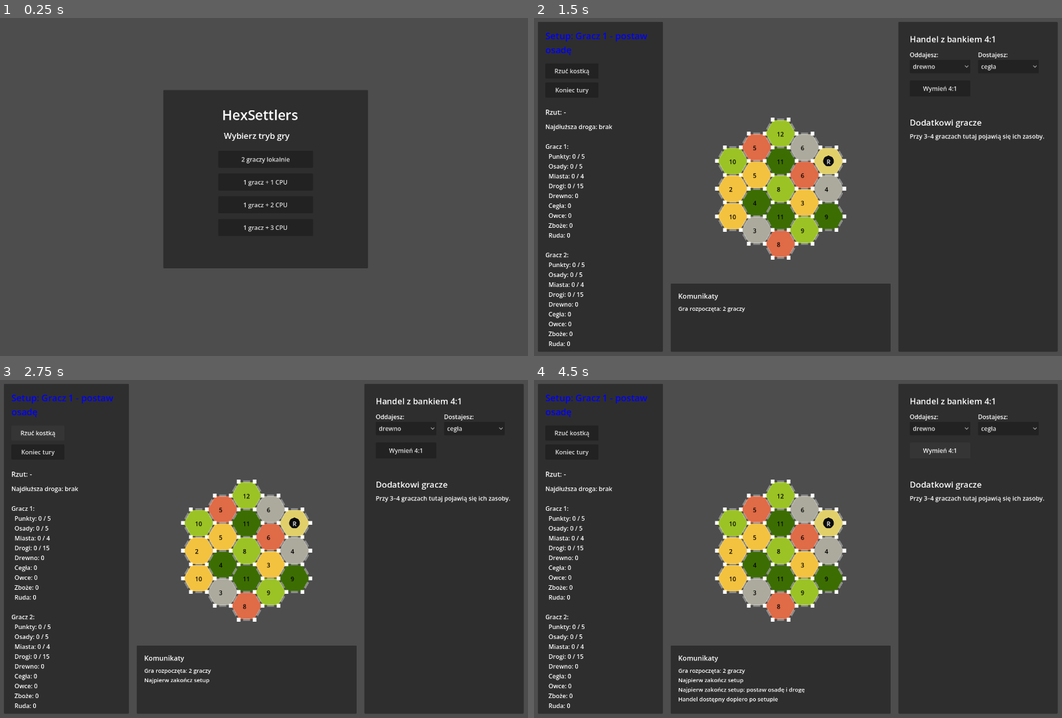
Above: before the commit, frames 1-4 (two rows, left to right).
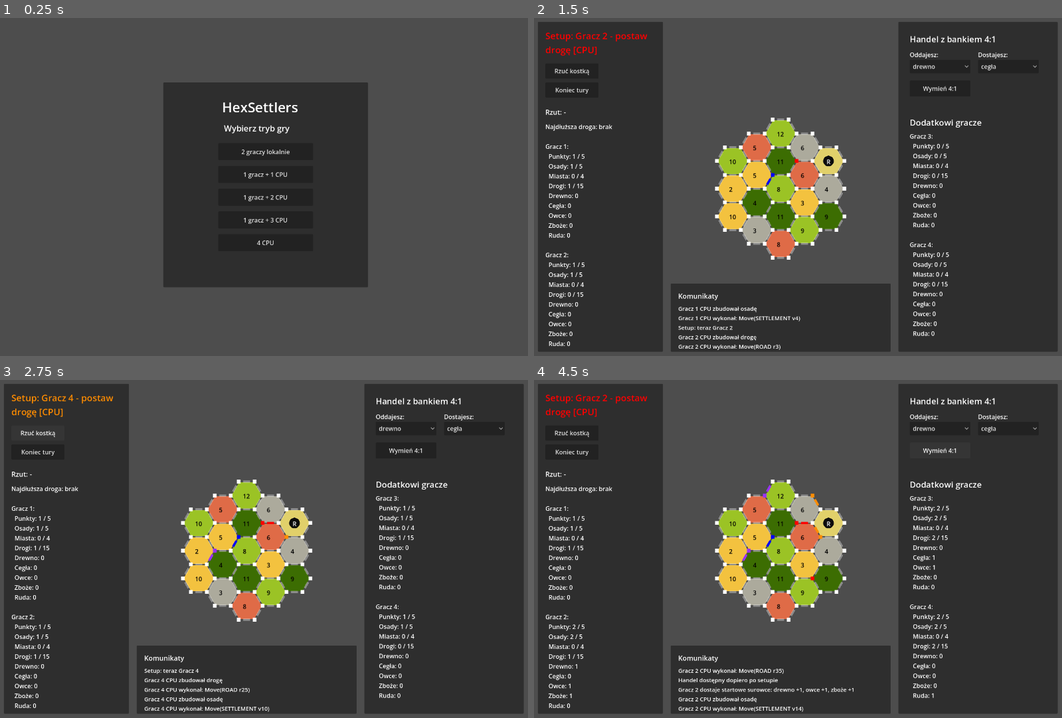
Above: after the commit, the same moments.

Repository: droidek123/hex-settlers
Game: Godot game, scene res://scenes/game.tscn
Two runs of this game, one before a commit and one after it. Both use one fixed random seed, a clock stepped at 60 frames per second and the inputs below.
Inputs (mouse positions are in pixels of both pictures, inside the frame that each line leads up to):
- Up to frame 1 (0.25 s): no input
- Up to frame 2 (1.5 s): click (798, 241) at 0.5 s, where only the run after the commit has a clickable "4 CPU"; click (798, 159) at 1.25 s, where only the run before the commit has a clickable "2 graczy lokalnie"
- Up to frame 3 (2.75 s): click "Rzuć kostką" at 2 s
- Up to frame 4 (4.5 s): click "Koniec tury" at 2.75 s; click "cegła" at 3.5 s; click "Wymień 4:1" at 4.25 s

The runs differ from the first frame. In frame 1, 4.0% of the frame differs, in the area x 30-70%, y 19-80%; in frame 2, 1.9%; in frame 3, 2.0%; in frame 4, 2.3%.

Commit message:
Demo ver

Diff:
--- a/game.gd
+++ b/game.gd
@@ -129,7 +129,7 @@
 var engine: CatanEngine
 var cpu_players: Array[bool] = []
 var cpu_thinking := false
-var cpu_action_delay := 0.45
+var cpu_action_delay := 0.3
 
 func _ready():
 	DisplayServer.window_set_size(Vector2i(1400, 900))
@@ -146,49 +146,56 @@
 	add_child(start_canvas)
 
 	var panel := Panel.new()
-	panel.position = Vector2(430, 190)
-	panel.size = Vector2(540, 470)
+	panel.position = Vector2(430, 170)
+	panel.size = Vector2(540, 540)
 	start_canvas.add_child(panel)
 
 	var title := Label.new()
 	title.text = "HexSettlers"
-	title.position = Vector2(585, 230)
+	title.position = Vector2(585, 210)
 	title.add_theme_font_size_override("font_size", 36)
 	start_canvas.add_child(title)
 
 	var subtitle := Label.new()
 	subtitle.text = "Wybierz tryb gry"
-	subtitle.position = Vector2(590, 295)
+	subtitle.position = Vector2(590, 275)
 	subtitle.add_theme_font_size_override("font_size", 22)
 	start_canvas.add_child(subtitle)
 
 	var button_local := Button.new()
 	button_local.text = "2 graczy lokalnie"
-	button_local.position = Vector2(575, 350)
+	button_local.position = Vector2(575, 330)
 	button_local.size = Vector2(250, 45)
 	button_local.pressed.connect(func(): start_game(2, [false, false]))
 	start_canvas.add_child(button_local)
 
 	var button_cpu_2 := Button.new()
 	button_cpu_2.text = "1 gracz + 1 CPU"
-	button_cpu_2.position = Vector2(575, 410)
+	button_cpu_2.position = Vector2(575, 390)
 	button_cpu_2.size = Vector2(250, 45)
 	button_cpu_2.pressed.connect(func(): start_game(2, [false, true]))
 	start_canvas.add_child(button_cpu_2)
 
 	var button_cpu_3 := Button.new()
 	button_cpu_3.text = "1 gracz + 2 CPU"
-	button_cpu_3.position = Vector2(575, 470)
+	button_cpu_3.position = Vector2(575, 450)
 	button_cpu_3.size = Vector2(250, 45)
 	button_cpu_3.pressed.connect(func(): start_game(3, [false, true, true]))
 	start_canvas.add_child(button_cpu_3)
 
 	var button_cpu_4 := Button.new()
 	button_cpu_4.text = "1 gracz + 3 CPU"
-	button_cpu_4.position = Vector2(575, 530)
+	button_cpu_4.position = Vector2(575, 510)
 	button_cpu_4.size = Vector2(250, 45)
 	button_cpu_4.pressed.connect(func(): start_game(4, [false, true, true, true]))
 	start_canvas.add_child(button_cpu_4)
+
+	var button_cpu_only := Button.new()
+	button_cpu_only.text = "4 CPU"
+	button_cpu_only.position = Vector2(575, 570)
+	button_cpu_only.size = Vector2(250, 45)
+	button_cpu_only.pressed.connect(func(): start_game(4, [true, true, true, true]))
+	start_canvas.add_child(button_cpu_only)
 
 func start_game(count: int, cpu_flags: Array = []):
 	if start_canvas != null:
--- a/project.godot
+++ b/project.godot
@@ -27,5 +27,3 @@
 [rendering]
 
 rendering_device/driver.windows="d3d12"
-renderer/rendering_method="gl_compatibility"
-renderer/rendering_method.mobile="gl_compatibility"
